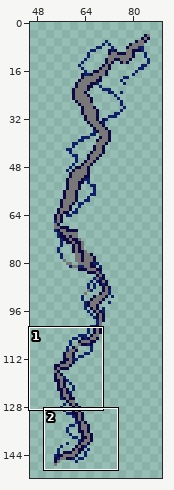
Pixel-art file -- Assets/Sprites/lightning.aseprite. Above, an overview of the earlier version with the close-up marked.
Close-up. First the earlier version:
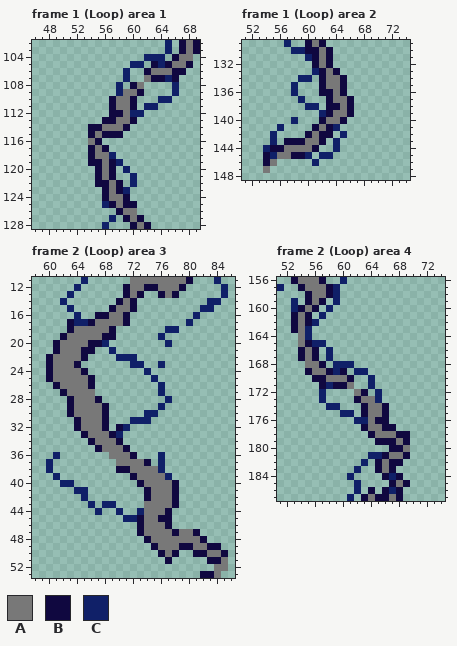
110x254 pixels, 3 frames. Shown: frame 1 (Loop) area 1: x 46..69, y 102..128; frame 1 (Loop) area 2: x 51..74, y 129..148; frame 2 (Loop) area 3: x 58..86, y 11..53; frame 2 (Loop) area 4: x 51..74, y 156..187. The wide view leaves out empty margins. The commit also changed other frames or places, which this record leaves out.
Palette (. is transparent): A #787878  B #100840  C #102068
Pixels before, frame 1 (Loop) area 1, first column x 54:
102 ...........C.BAB
103 ...........C.BAB
104 ........CCC.BAA.
105 ......CC.BCBAAB.
106 .....C..BAAABB..
107 .....C..ABBCB...
108 ....C.BA....C...
109 ....CAAB....C...
110 ...BAAB...CC....
111 ...BAAB.CC......
112 ...BBACC........
113 ..BBAAB.........
114 BBAAAB..........
115 BABBB...........
116 AB..............
117 BAB.............
118 BAAC............
119 BBABC...........
120 .BAB.C..........
121 .BAB..C.........
122 .BBAB.C.........
123 ..BABC..........
124 ..BAAB..........
125 ..CBABB.........
126 ....BAA.........
127 ...C.BAB........
128 ..C...BAB.......
Pixels before, frame 1 (Loop) area 2, first column x 54:
129 ...C..BAB....
130 ....CCBBAB...
131 ......CBAB...
132 .......BAB...
133 .......CBAB..
134 .....CC.BAAB.
135 ....C...BAAB.
136 ....C...BBAB.
137 .....C...BAAB
138 ......CC.BBAB
139 ........CBAAB
140 ....C...BAAB.
141 ..C....BABC..
142 .C....BABB.C.
143 .C.BBBAAB.C..
144 CBBAAAAB..C..
145 BCAABBC.CC...
146 BA.....C.....
147 A............
Pixels before, frame 2 (Loop) area 3, first column x 60:
11 .....C......AAAAAAAAB...C.
12 ....C......BAABBAAAB.....C
13 ...C.......BAB..BAB......C
14 ..C.......BAB..........CC.
15 ...C.....BAAB.........CC..
16 ....C..BBAAB.........C....
17 ...BCCBAAAAB........C.....
18 ...BAAAAAB.......CC.......
19 ..BAAAAABB......C.........
20 .BAAAABBC........C........
21 .BAAABB..C................
22 BAAAAB....CCC.............
23 BAAAB.......CC..C.........
24 BAAAAB........C...........
25 BAAAAAB........C..........
26 .BAAAAB.........C.........
27 ..BAAAA.........C.........
28 ...BAAAB.........C........
29 ...BAAAAB.......C.........
30 ...BAAAAB.....CC..........
31 ....BAAAB...CCC...........
32 ....BAAAB.BC..............
33 .....BAAABC...............
34 ......BAAAB...............
35 .......BAAAB..............
36 .C.......AAAB...C.........
37 C.........AAAAB.C.........
38 C.........BBAAAAC.........
39 .C..........BAAAAC........
40 ..CC.........BAAAAB.......
41 ....CC........BAAAB.......
42 .....C........BAAAB.......
43 ......C.CC....AAAAB.......
44 .......C..C..CAAAB........
45 ...........CCBAABB........
46 .............BAAAB........
47 .............BAAAABAAB....
48 ..............BAAAAAAAB...
49 ...............BAAABBAABB.
50 ................BAB..BBAAB
51 .................B.....BBA
52 ........................AA
53 ......................BBA.
Pixels before, frame 2 (Loop) area 4, first column x 51:
156 ..BAAAB..C.........
157 C..BAAABC..........
158 ....BAABC..........
159 ..C.BAB.C..........
160 ..CBAB.C...........
161 ..BAB.C............
162 ..BABC.............
163 ..BAC..............
164 ...AC..............
165 ...ABCC............
166 ...BAB.C...........
167 ...BAB.C...........
168 ....AAB.CCC........
169 ....BAABCB.CC......
170 .....BBAAAB..C.....
171 ......BCBBA..C.....
172 ......C....AB.C....
173 ......C....BAAC....
174 .......CC...BAAB...
175 .........CC.BAAB...
176 ...........CCABB...
177 ............BAABB..
178 .............BAAABB
179 ..............BBBAB
180 ................BBA
181 .............CCBAAB
182 ............C.BABB.
183 ...........C..BAB..
184 ..........C....BCB.
185 ...........C....BAB
186 ...........C.B.BCB.
187 ..........C.BABBAB.
After the commit:
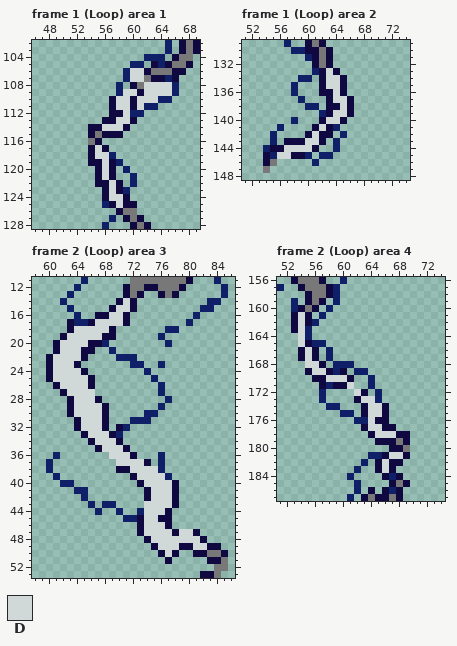
Colours new in this view: D #d0d8d8
Change:
Frame 1 (Loop) area 1:
Colour D is added in rows 106 to 107 at x 60 to 61; in rows 108 to 109 at x 62 to 65; in row 110 at x 61 to 63; in row 111 at x 61.
Colour D replaces colour A in row 109 at x 59 to 60; in rows 110 to 111 at x 58 to 59; in row 112 at x 59; in row 113 at x 58 to 59; in row 114 at x 56 to 58; in row 117 at x 55.
Colour D replaces colour A in row 118 at x 55 to 56; in rows 119 to 121 at x 56; in rows 122 to 123 at x 57; in row 124 at x 57 to 58; in row 125 at x 58.
Frame 1 (Loop) area 2:
Colour D replaces colour A in row 133 at x 63; in rows 134 to 135 at x 63 to 64; in row 136 at x 64; in row 137 at x 64 to 65; in row 138 at x 65; in row 139 at x 64 to 65.
Colour D replaces colour A in row 140 at x 63 to 64; in row 141 at x 62; in row 142 at x 61; in row 143 at x 60 to 61; in row 144 at x 57 to 60; in row 145 at x 56 to 57.
Frame 2 (Loop) area 3:
Colour D replaces colour A in row 14 at x 71; in row 15 at x 70 to 71; in row 16 at x 69 to 70; in row 17 at x 67 to 70; in row 18 at x 64 to 68; in row 19 at x 63 to 67.
Colour D replaces colour A in row 20 at x 62 to 65; in row 21 at x 62 to 64; in row 22 at x 61 to 64; in row 23 at x 61 to 63; in row 24 at x 61 to 64; in row 25 at x 61 to 65.
Colour D replaces colour A in row 26 at x 62 to 65; in row 27 at x 63 to 66; in row 28 at x 64 to 66; in rows 29 to 30 at x 64 to 67; in rows 31 to 32 at x 65 to 67; in row 33 at x 66 to 68.
Colour D replaces colour A in row 34 at x 67 to 69; in row 35 at x 68 to 70; in row 36 at x 69 to 71; in row 37 at x 70 to 73; in row 38 at x 72 to 75; in row 39 at x 73 to 76.
Colour D replaces colour A in row 40 at x 74 to 77; in rows 41 to 42 at x 75 to 77; in row 43 at x 74 to 77; in row 44 at x 74 to 76; in row 45 at x 74 to 75; in row 46 at x 74 to 76.
Colour D replaces colour A in row 47 at x 74 to 77 and 79 to 80; in row 48 at x 75 to 81; in row 49 at x 76 to 78 and 81 to 82; in row 50 at x 77.
Frame 2 (Loop) area 4:
Colour D replaces colour A in rows 161 to 165 at x 54; in rows 166 to 167 at x 55; in row 168 at x 55 to 56; in row 169 at x 56 to 57; in row 170 at x 58 to 60; in row 171 at x 61.
Colour D replaces colour A in row 172 at x 62; in row 173 at x 63 to 64; in rows 174 to 175 at x 64 to 65; in row 176 at x 64; in row 177 at x 64 to 65; in row 178 at x 65 to 67.
Colour D replaces colour A in row 181 at x 67 to 68; in rows 182 to 183 at x 66.
Boxes around the changes in both close-ups, in picture pixels (x1, y1, x2, y2):
changed: (95, 68, 172, 208)
changed: (277, 68, 347, 159)
changed: (53, 298, 207, 557)
changed: (298, 312, 403, 473)
